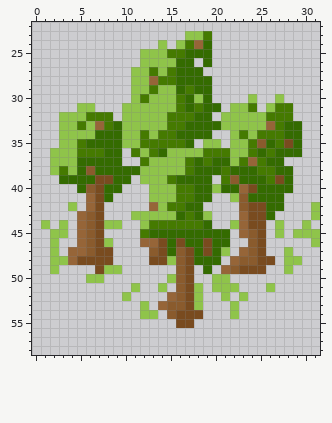
File history of a pixel-art sprite, resources/gfx/trees.png. Above: the version before the commit.
The file is 32x64 pixels. Colours within 5 levels of each other are drawn and written as one. Shown: x 0..31, y 22..58.
Now the later version:
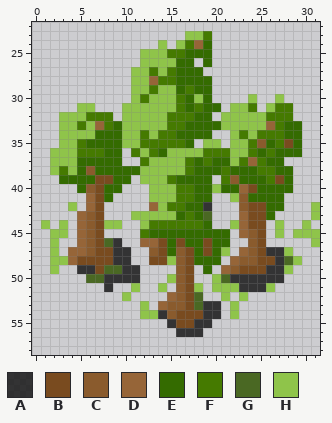
Palette (. is transparent): A #000000bf  B #794b1f  C #8a5b2d  D #966538  E #346b00  F #457a00  G #4a6823  H #8fc44a
What changed:
@@ x 0..31 @@
 41 ......DBE....HHHFFEE..HCEEEE....
-42 ....H.DB.....DHFFEE....CBBEE...H
-43 .....DCB...HHHHHEFEH...DBBE....H
+42 ....H.DB.....DHFFEEA...CBBEE...H
+43 .....DCB...HHHHHEFEG...DBBE....H
 44 .H.H.DCBHH..HFFFFFFE..HDBB.H..H.
 45 ..HH.DCB....FEEEEEEEEE.DCB.H.HHH
-46 ..H..DCBH...DDBEBEEBEE..CB.....H
-47 ..H.DDCBB....CBECBEBEH.DCB..H...
-48 ..HHDBBBB....BBHCBEEE.DCCBB.HH..
-49 ..H....BHH......CB.E.DCBBB..H...
-50 ......HH.......HCB..HH..........
-51 ...........H..H.CBH.HHH...H.....
-52 ..........H....DCBH..H.H........
-53 ............H.DCCBH...H.........
-54 ............HH.CBBB...H.........
-55 ................BB..............
-56 ................................
+46 ..H..DCBGA..DDBEBEEBEE..CB.....H
+47 ..H.DDCBBAA..CBECBEBEH.DCBAAH...
+48 ..HHDBBBBAA..BBHCBEEE.DCCBBAGH..
+49 ..H..AABGGAA....CB.E.DCBBBAAH...
+50 ......GGAAAA...HCB..HGAAAAAA....
+51 ........A..H..H.CBH.HHHAAAH.....
+52 ..........H....DCBG..H.H........
+53 ............H.DCCBGAA.H.........
+54 ............HHACBBBAA.H.........
+55 ...............ABBAA............
+56 ................AAA.............
 57 ................................
Boxes around the changes in both pictures, in picture pixels (x1, y1, x2, y2):
changed: (203, 202, 212, 220)
changed: (77, 238, 293, 337)
